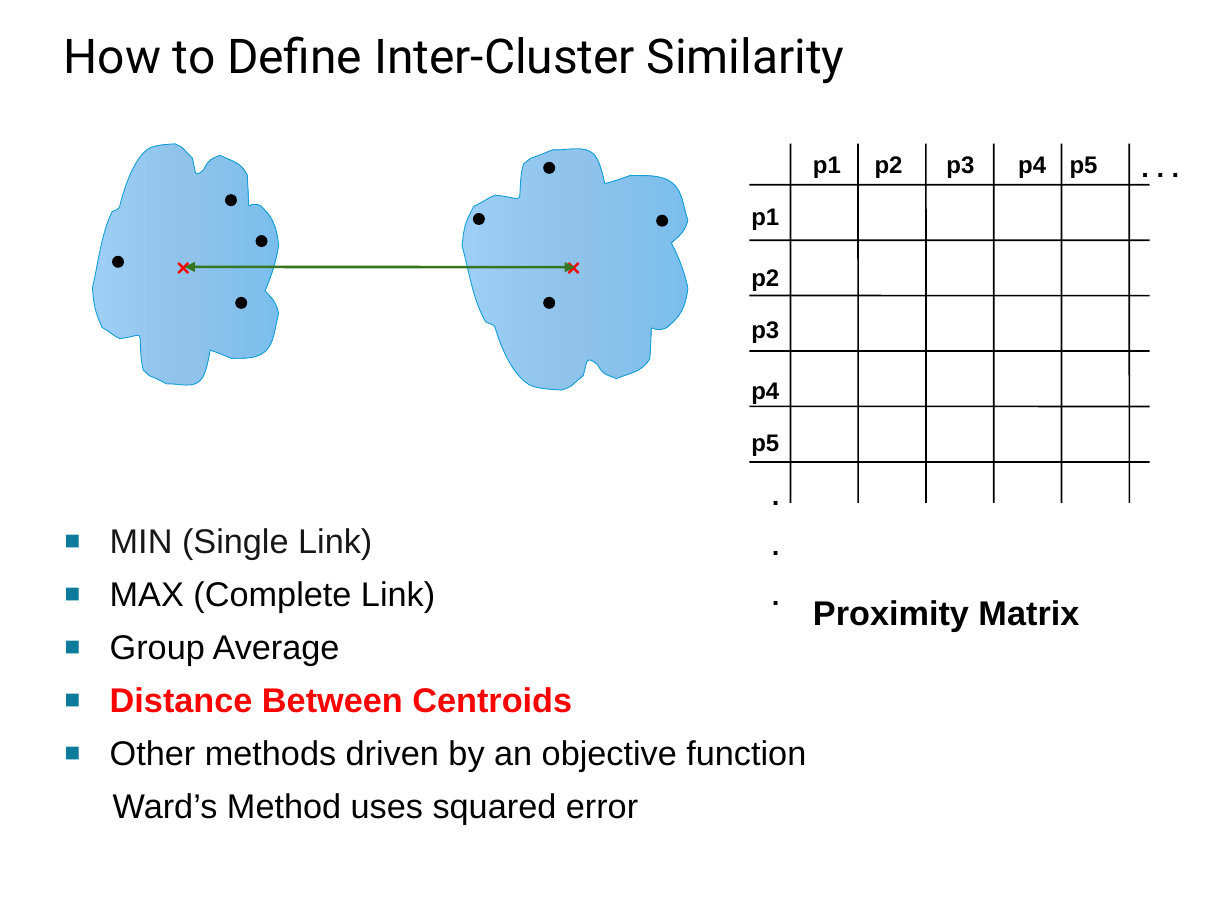
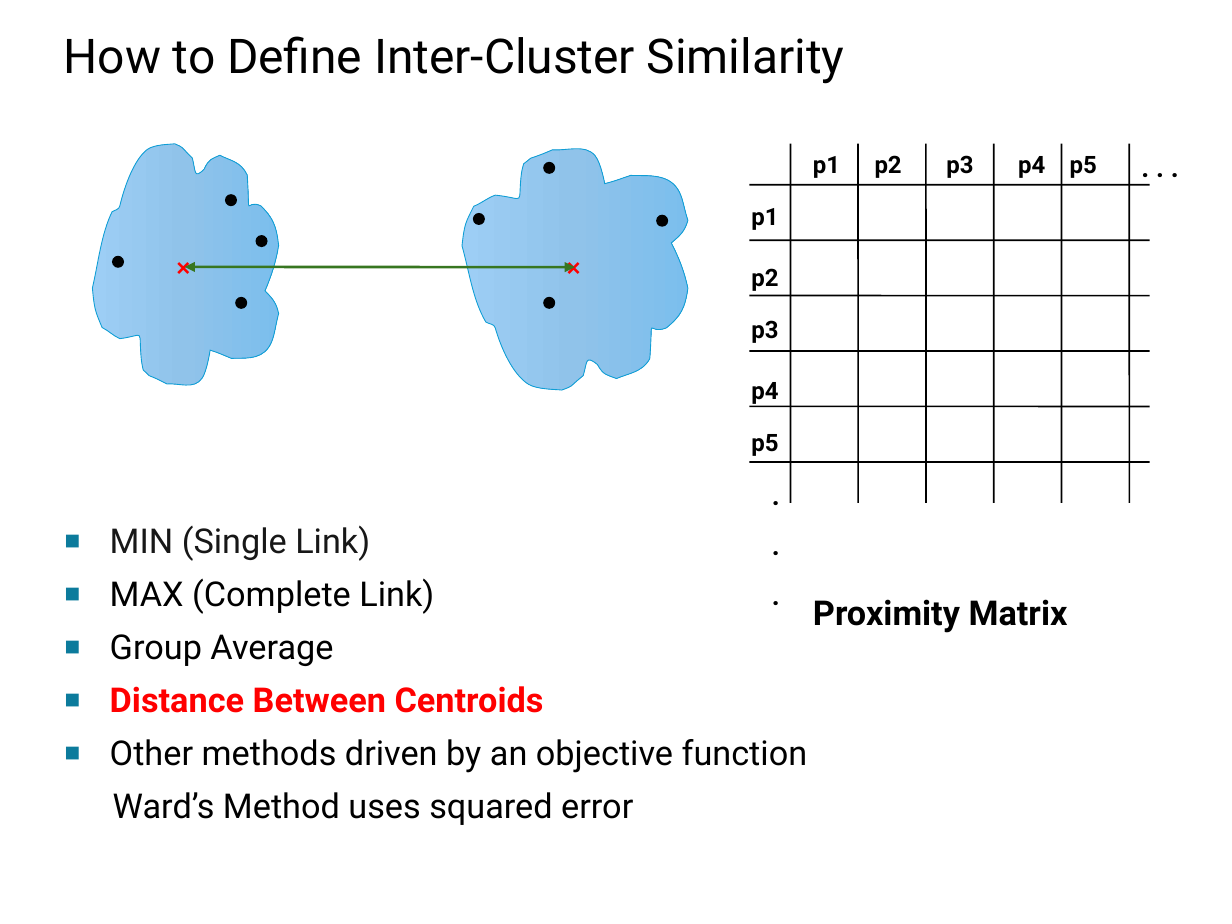
Before and after one commit to mhahsler/Introduction_to_Data_Mining_R_Examples, a slide deck: slide 52 of slides/chap7_basic_cluster_analysis.pptx. Drawn at 1232x924 pixels with LibreOffice and Linux fonts; fonts in the diff are those of the drawing. Boxes give left, top, right and bottom in pixels: in the first picture for what was removed or moved away, otherwise in the second. Text is boxed around its words. In the diff, an @@ line names an element or a change of style, - is before the commit and + after.

Commit message:
font and improved HC slides.

```diff
--- a/slides/chap7_basic_cluster_analysis.pptx
+++ b/slides/chap7_basic_cluster_analysis.pptx
@@ font Arial to Roboto in 8 elements at box(813, 599, 1068, 633), box(110, 525, 808, 825), box(751, 382, 778, 406), box(751, 208, 778, 230), box(813, 156, 840, 178), box(875, 155, 902, 178), box(946, 155, 973, 178), box(1018, 156, 1045, 178) @@
```
Also in this commit, not shown: 15 other slides changed, 1 other file.
